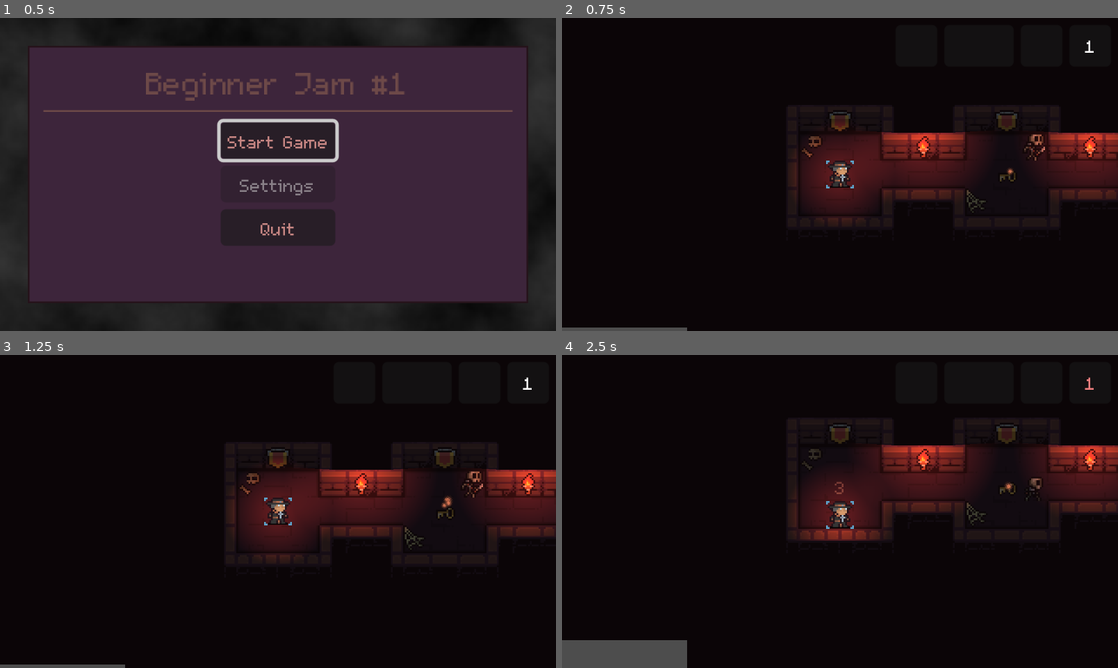
Above: before the commit, frames 1-4 (two rows, left to right).
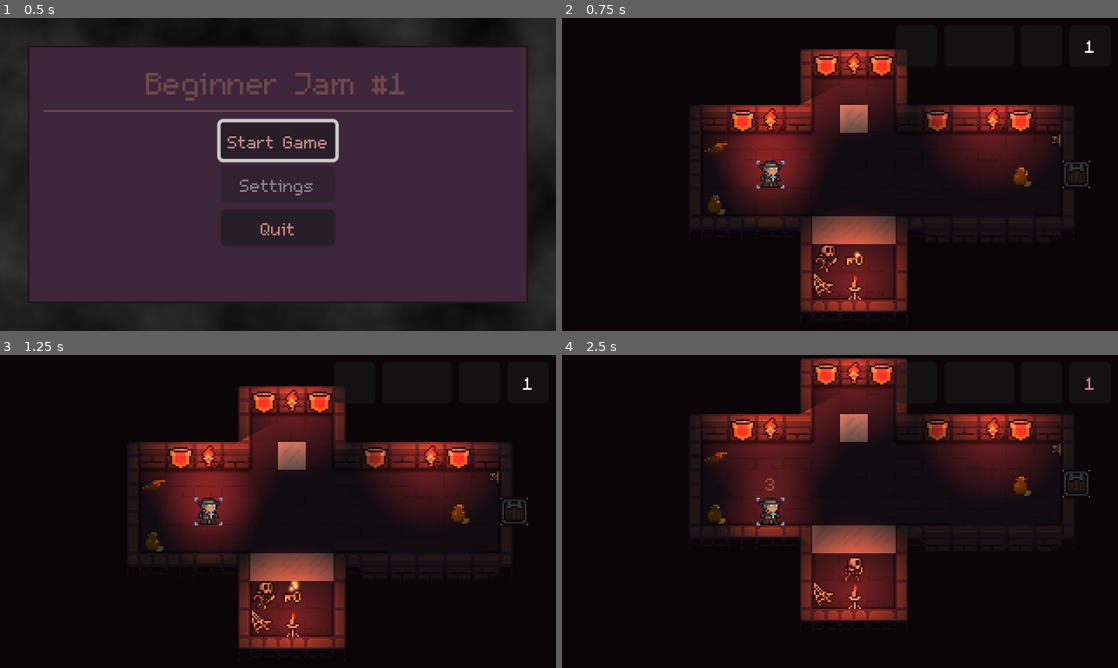
Above: after the commit, the same moments.

Repository: kahnimoto/beginner-jam-prototype
Game: Godot game, scene res://scenes/ui/start_menu.tscn
The game is run twice, just before and just after one commit, with the same random seed, the same clock (stepped at 60 frames per second) and the same inputs.
Inputs:
- Up to frame 1 (0.5 s): no input
- Up to frame 2 (0.75 s): click "Start Game" at 0.5 s
- Up to frame 3 (1.25 s): no input
- Up to frame 4 (2.5 s): tap Enter (ui_accept) at 1.25, 1.52, 2.27 s; hold D (move_right) 1.28-2.03 s; hold S (move_down) from 2.03 s (still down)

Frame 1 is identical in both runs. In frame 2, 27% of the frame differs, in the area x 0-100%, y 10-100%; in frame 3, 27%; in frame 4, 29%, in the area x 0-100%, y 1-100%.

Commit message:
fixed bug with ice slide into wall

Diff:
--- a/scripts/globals/global_game_manager.gd
+++ b/scripts/globals/global_game_manager.gd
@@ -45,13 +45,13 @@
 ## Start a new game
 func new_game() -> void:
 	levels = [
+		ICE_THREE,
 		#TEST_ONE,
 		LEVEL_ONE,
 		LEVEL_FOUR,
 		#LEVEL_TWO,
 		LEVEL_THREE,
 		ICE_TWO,
-		ICE_THREE,
 	]
 	_on_level_completed()
 
--- a/scripts/player.gd
+++ b/scripts/player.gd
@@ -48,6 +48,9 @@
 	var desired_location: Vector2i = grid_position + (desired_movement as Vector2i)
 	if Map.is_wall(desired_location):
 		# TODO add some rejection animation and sound
+		if _ended_on_ice:
+			_ended_on_ice = false
+			move_character()
 		return
 	Events.player_initiated_turn.emit()
 	Events.play_left_square.emit(grid_position)
